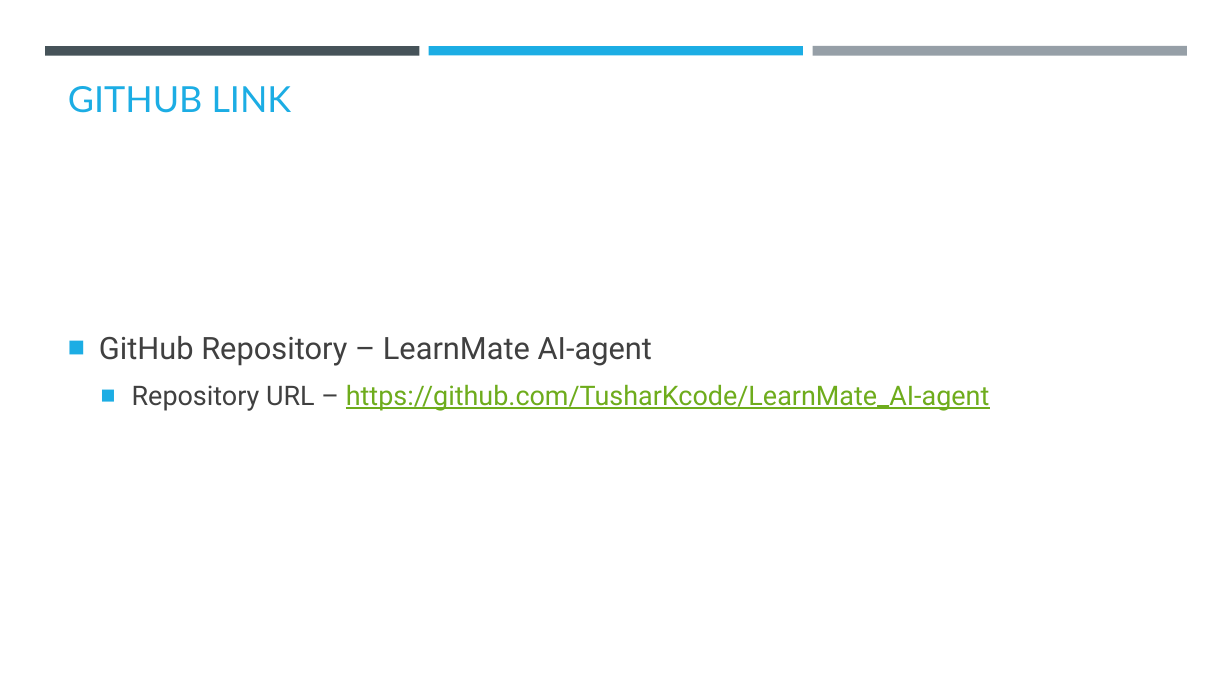
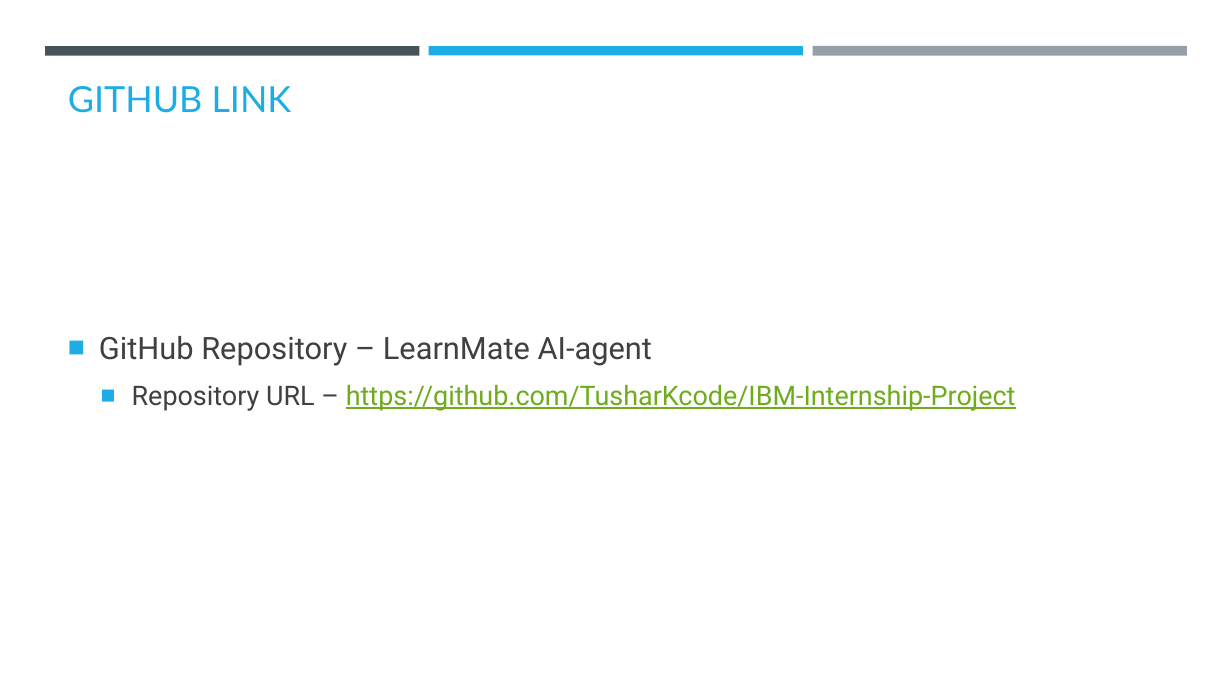
Before and after one commit to TusharKcode/IBM-Internship-Project, a slide deck: slide 12 of IBM-Project.pptx. Drawn at 1232x693 pixels with LibreOffice and Linux fonts; fonts in the diff are those of the drawing; background and template pictures are left out. Boxes give left, top, right and bottom in pixels: in the first picture for what was removed or moved away, otherwise in the second. Text is boxed around its words. In the diff, an @@ line names an element or a change of style, - is before the commit and + after.

Commit message:
changes made

```diff
--- a/IBM-Project.pptx
+++ b/IBM-Project.pptx
@@ text at (132,384,1016,411): text changed @@
-  ■ Repository URL – https://github.com/TusharKcode/LearnMate_AI-agent
+  ■ Repository URL – https://github.com/TusharKcode/IBM-Internship-Project
```
